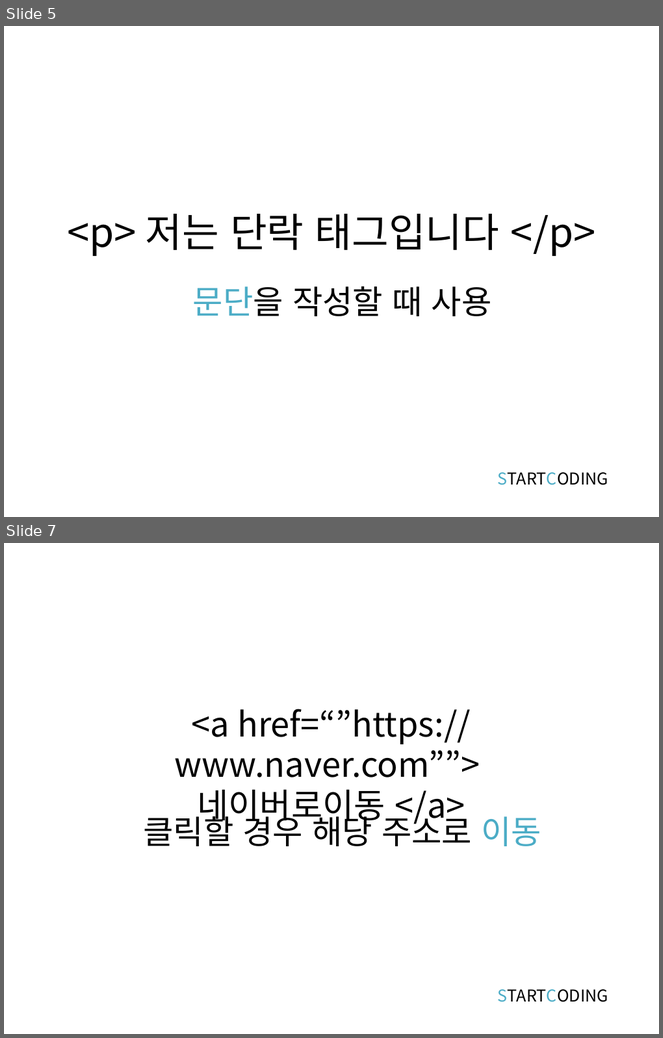
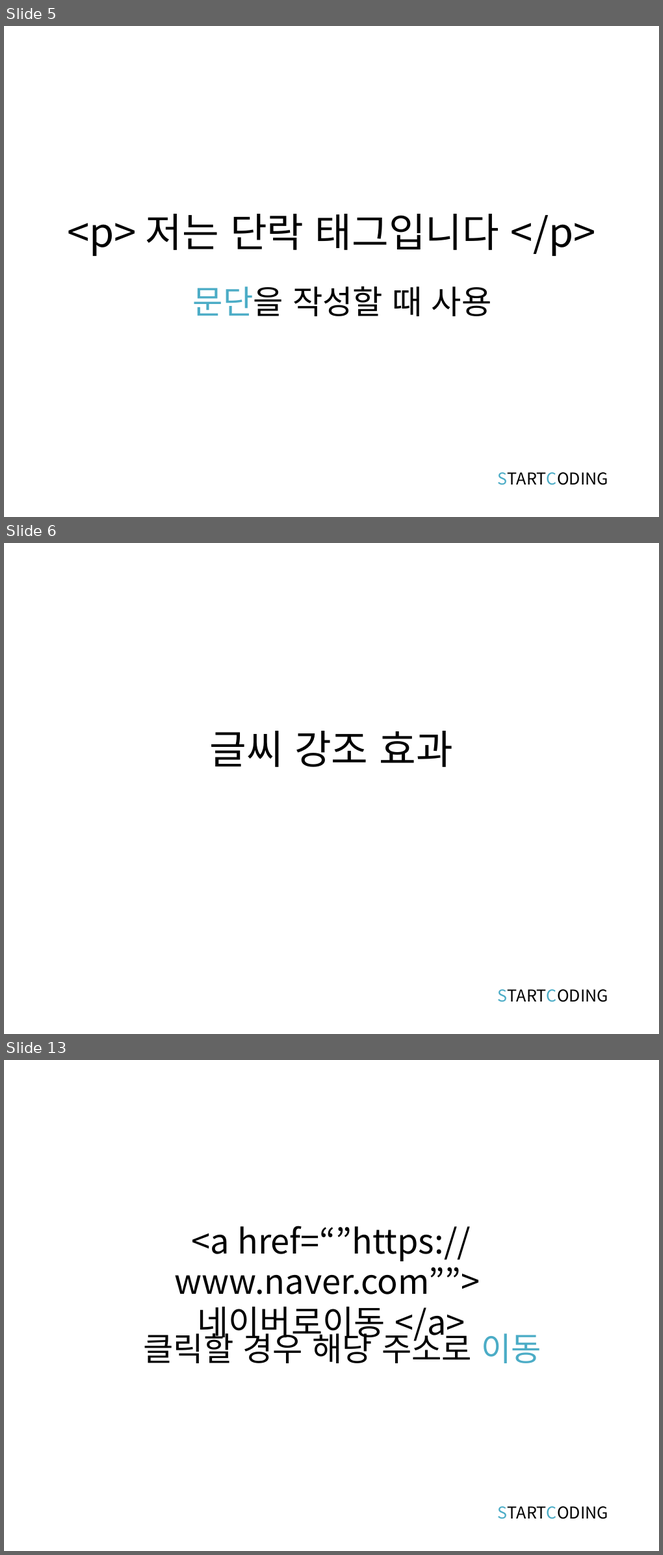
Before and after one commit to kwonkijun/web, a slide deck: 프론트엔드기초(PPT)/HTML5 2강_텍스트관련태그.pptx. Shown one above the other, each under a label of ours: slides 5 and 7 before the commit, slides 5, 6 and 13 after it; the slides between them are not shown. The pictures are 663x1038 and 663x1555 pixels, drawn with LibreOffice and Linux fonts; fonts in the diff are those of the drawing. Boxes give left, top, right and bottom in pixels: in the first picture for what was removed or moved away, otherwise in the second. Text is boxed around its words. In the diff, an @@ line names an element or a change of style, - is before the commit and + after.

```diff
--- a/프론트엔드기초(PPT)/HTML5 2강_텍스트관련태그.pptx
+++ b/프론트엔드기초(PPT)/HTML5 2강_텍스트관련태그.pptx
@@ slide 6 added at (4,543,659,1034), background #FFFFFF @@
@@ title added at (210,731,453,767), 44 pt, text #000000 @@
+글씨 강조 효과
@@ text added at (498,990,608,1003), 18 pt, text #000000 @@
+STARTCODING
@@ what was slide 7 is now slide 13 @@
```
Also in this commit, not shown: 1 slide changed, 7 other slides added, 30 other files.
